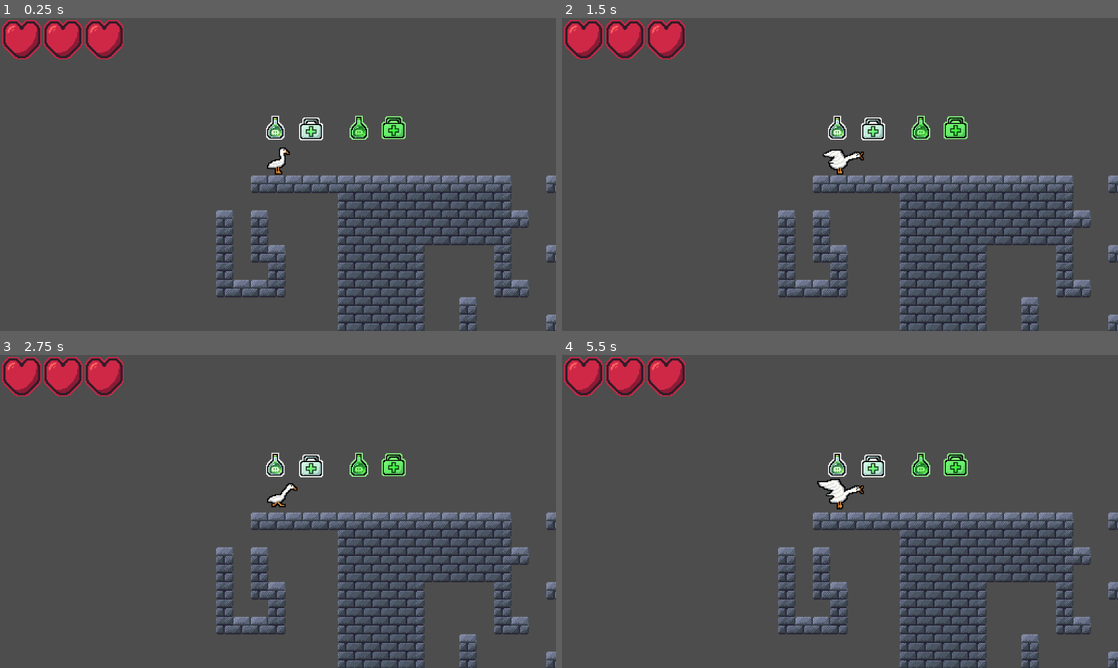
Above: before the commit, frames 1-4 (two rows, left to right).
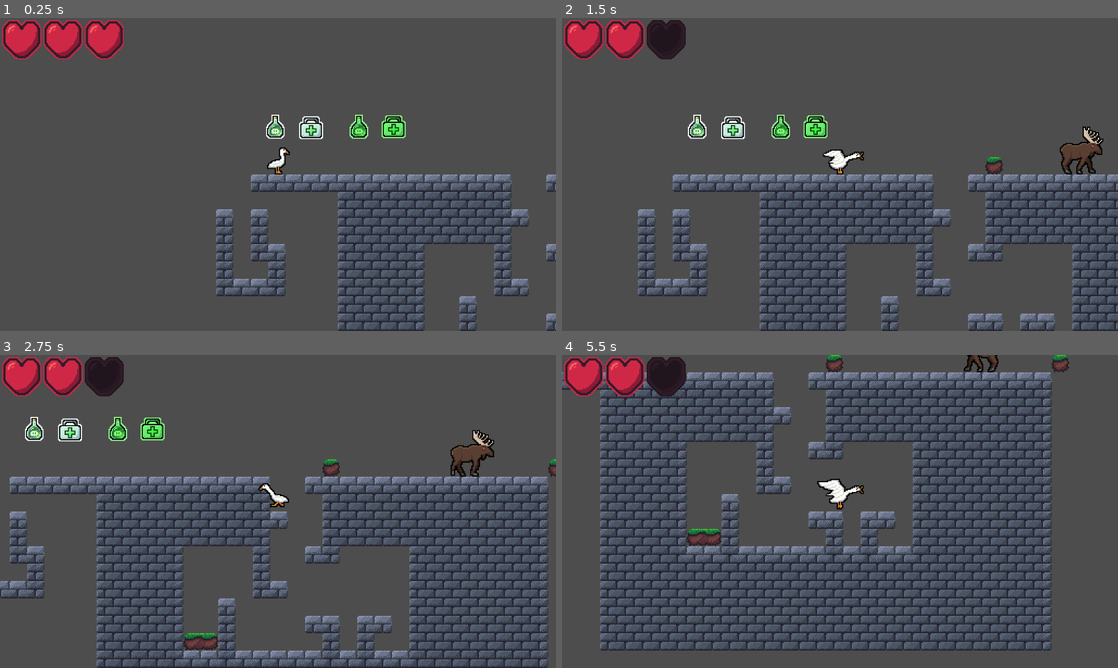
Above: after the commit, the same moments.

Repository: MrAwesomeOwl/geese-vs-meese
Game: Godot game, scene res://main.tscn
Two runs of this game, one before a commit and one after it. Both use one fixed random seed, a clock stepped at 60 frames per second and the inputs below.
Inputs (mouse positions are in pixels of both pictures, inside the frame that each line leads up to):
- Up to frame 1 (0.25 s): no input
- Up to frame 2 (1.5 s): move the mouse to (962, 158) at 0.52 s; hold D (right) from 0.53 s (still down); click (962, 158) at 0.6 s; tap Space (jump) at 0.77 s; move the mouse to (728, 190) at 1.27 s; click (728, 190) at 1.35 s
- Up to frame 3 (2.75 s): tap Space (jump) at 1.52 s; move the mouse to (333, 442) at 2.02 s; release D (right) at 2.03 s; hold A (left) from 2.03 s (still down); click (333, 442) at 2.1 s
- Up to frame 4 (5.5 s): move the mouse to (812, 574) at 2.77 s; release A (left) at 2.78 s; hold D (right) 2.78-4.28 s; click (812, 574) at 2.85 s; tap Space (jump) at 3.02, 3.77, 4.52 s; move the mouse to (1006, 558) at 3.52 s; click (1006, 558) at 3.6 s; move the mouse to (673, 464) at 4.27 s; hold A (left) 4.28-5.03 s; click (673, 464) at 4.35 s; move the mouse to (867, 511) at 5.02 s; hold D (right) from 5.03 s (still down); click (867, 511) at 5.1 s

The runs differ from the first frame. In frame 1, 6.6% of the frame differs, in the area x 38-100%, y 30-100%; in frame 2, 19%; in frame 3, 29%; in frame 4, 37%, in the area x 0-100%, y 0-100%.
Error before the commit: Invalid access to property or key 'scale' on a base object of type 'null instance'. (res://scripts/player.gd:50)

Commit message:
moose now does knockback

Diff:
--- a/objects/moose.tscn
+++ b/objects/moose.tscn
@@ -90,7 +90,6 @@
 
 [node name="Moose" type="CharacterBody2D"]
 texture_filter = 1
-position = Vector2(1, 0)
 collision_layer = 4
 script = ExtResource("1_pkpn5")
 START_DIRECTION = -1
@@ -120,7 +119,7 @@
 debug_color = Color(0.993401, 0, 0.238143, 0.42)
 
 [node name="CollisionShape2D" type="CollisionShape2D" parent="."]
-position = Vector2(-2, -15)
+position = Vector2(0, -15)
 shape = SubResource("RectangleShape2D_5rbk5")
 
 [connection signal="body_entered" from="Body/DamageHitbox" to="." method="_on_damage_hitbox_body_entered"]
--- a/scripts/moose.gd
+++ b/scripts/moose.gd
@@ -5,6 +5,9 @@
 
 ## how much damage to deal to the player when hitting them
 @export var DAMAGE = 1;
+
+## how much knockback to deal to the player when hitting them
+@export var KNOCKBACK = 250.0
 
 ## what direction to start out moving. [br]
 ## -1 is left, 1 is right
@@ -33,3 +36,5 @@
 func _on_damage_hitbox_body_entered(body: Node2D) -> void:
 	if body.is_in_group("player"):
 		body.get_node("Health").damage(DAMAGE)
+		print(Vector2(sign(body.global_position.x - global_position.x),0.5))
+		body.knockback(Vector2(sign(body.global_position.x - global_position.x),-0.5) * KNOCKBACK,0.1)
--- a/scripts/player.gd
+++ b/scripts/player.gd
@@ -7,13 +7,30 @@
 
 var facing_direction = 1.0
 
+var knockback_vector: Vector2 = Vector2(0,0)
+var time_knockback_expire: int = 0 #msec
+
 @onready var animation_tree: AnimationTree = $AnimationTree
+
+## knocks back the player
+func knockback(velocity: Vector2,seconds: float):
+	# apply knockback
+	knockback_vector = velocity
+
+	# wait to remove it
+	var this_expire_time = Time.get_ticks_msec() + seconds*1000
+	time_knockback_expire = this_expire_time
+	await Util.wait(seconds)
+
+	# if another knockback event has happened after this one, don't stop
+	if this_expire_time == time_knockback_expire:
+		knockback_vector = Vector2(0,0)
 
 func damage_flash_loop():
 	while true:
 		# only go transparent if invulnerability is active
 		if Time.get_ticks_msec() < $Health.last_damaged_at + $Health.invulnerability_time*1000:
-			modulate = Color(1,1,1,0.5) # modulate = funny word for color
+			modulate = Color(1,1,1,0.1) # modulate = funny word for color
 		await Util.wait(0.1)
 		modulate = Color(1,1,1,1)
 		await Util.wait(0.1)
@@ -22,7 +39,6 @@
 	damage_flash_loop()
 
 func _physics_process(delta: float) -> void:
-	print("dingus")
 	# gravity
 	if not is_on_floor():
 		velocity += get_gravity() * delta
@@ -42,12 +58,16 @@
 		velocity.x = move_toward(velocity.x, 0, SPEED*SNAPPINESS * delta)
 		animation_tree["parameters/movement/playback"].travel("idle")
 
+	# if the player is taking knockback, override the velocity with that
+	if knockback_vector.length() > 0:
+		velocity = knockback_vector
+
 	# attacking
 	if Input.is_action_just_pressed("attack"):
 		animation_tree["parameters/playback"].travel("attack")
 
 	# make player face correct direction
-	$Visuals.scale.x = Util.smooth_step($Visuals.scale.x,facing_direction,0.5,delta)
+	$Body.scale.x = Util.smooth_step($Body.scale.x,facing_direction,0.5,delta)
 
 	move_and_slide()
 
